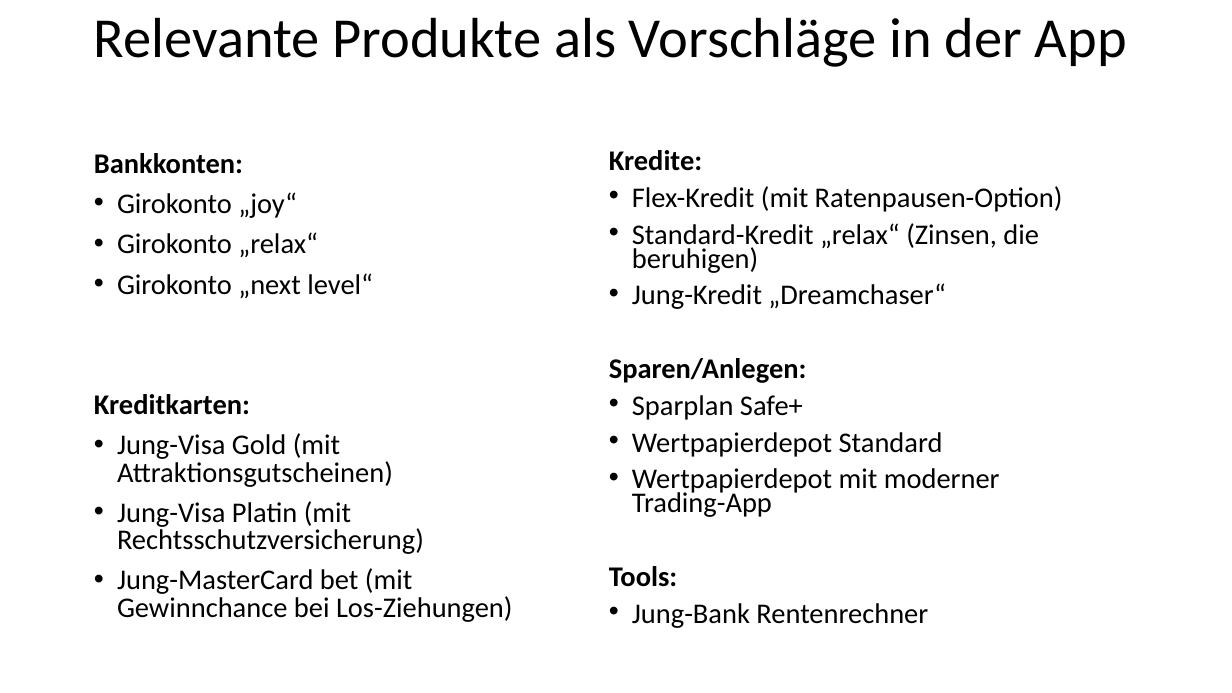
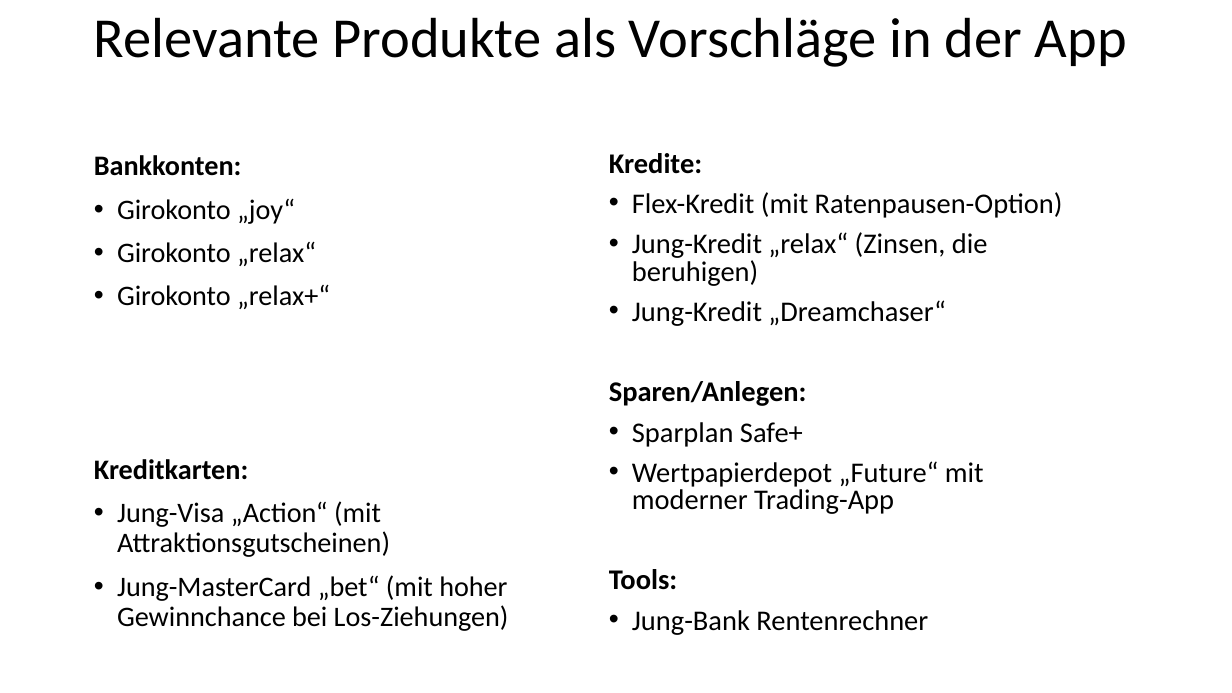
Before and after one commit to LennartFertig/Fallstudie-Rising-Finance, a slide deck: slide 2 of Produktportfolio der Jung Bank.pptx. Drawn at 1232x693 pixels with LibreOffice and Linux fonts; fonts in the diff are those of the drawing. Boxes give left, top, right and bottom in pixels: in the first picture for what was removed or moved away, otherwise in the second. Text is boxed around its words. In the diff, an @@ line names an element or a change of style, - is before the commit and + after.

```diff
--- a/Produktportfolio der Jung Bank.pptx
+++ b/Produktportfolio der Jung Bank.pptx
@@ text at (x1=94, y1=155, x2=316, y2=480): size 22.2 to 22 pt in "Bankkonten:", "Girokonto „joy“", "Girokonto „relax“", "Kreditkarten:"; line spacing 0.8 to 0.9 @@
@@ text at (x1=609, y1=153, x2=1063, y2=635): line spacing 0.7 to 0.8 @@
@@ text at (x1=632, y1=232, x2=988, y2=286): text changed @@
-• Standard-Kredit „relax“ (Zinsen, die beruhigen)
+• Jung-Kredit „relax“ (Zinsen, die beruhigen)
@@ text at (x1=117, y1=284, x2=330, y2=309): text changed; size 22.2 to 22 pt @@
-• Girokonto „next level“
+• Girokonto „relax+“
@@ text at (x1=632, y1=461, x2=984, y2=514): text changed @@
-• Wertpapierdepot Standard
-• Wertpapierdepot mit moderner Trading-App
+• Wertpapierdepot „Future“ mit moderner Trading-App
@@ text at (x1=117, y1=501, x2=509, y2=631): text changed; size 22.2 to 22 pt @@
-• Jung-Visa Gold (mit Attraktionsgutscheinen)
-• Jung-Visa Platin (mit Rechtsschutzversicherung)
-• Jung-MasterCard bet (mit Gewinnchance bei Los-Ziehungen)
+• Jung-Visa „Action“ (mit Attraktionsgutscheinen)
+• Jung-MasterCard „bet“ (mit hoher Gewinnchance bei Los-Ziehungen)
```
Also in this commit, not shown: 1 other slide changed.
